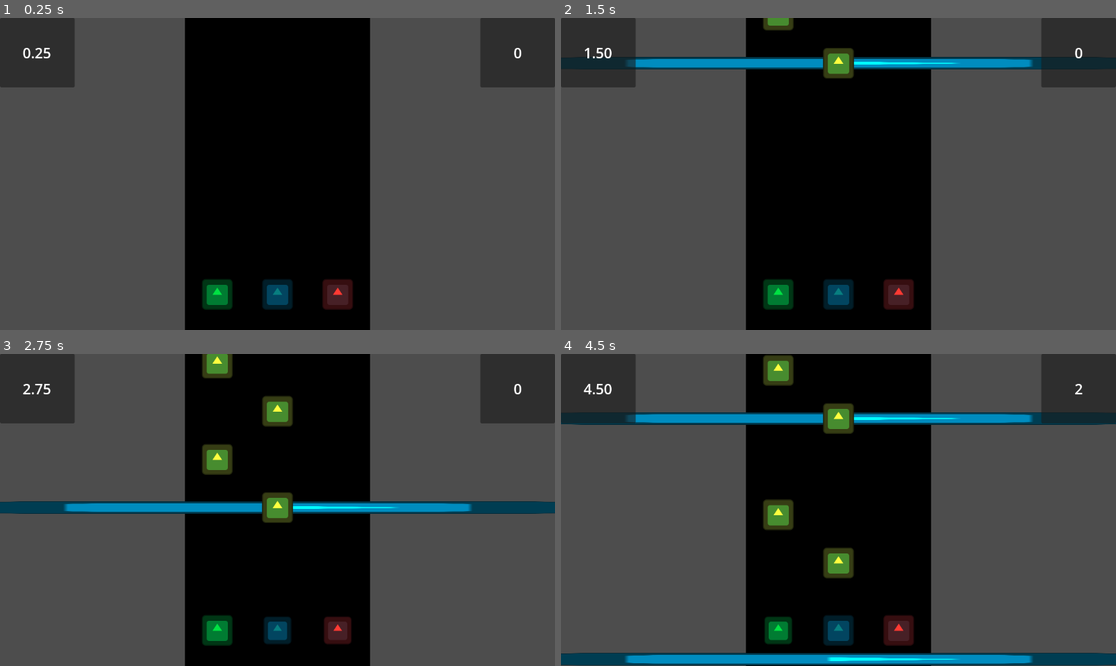
Above: before the commit, frames 1-4 (two rows, left to right).
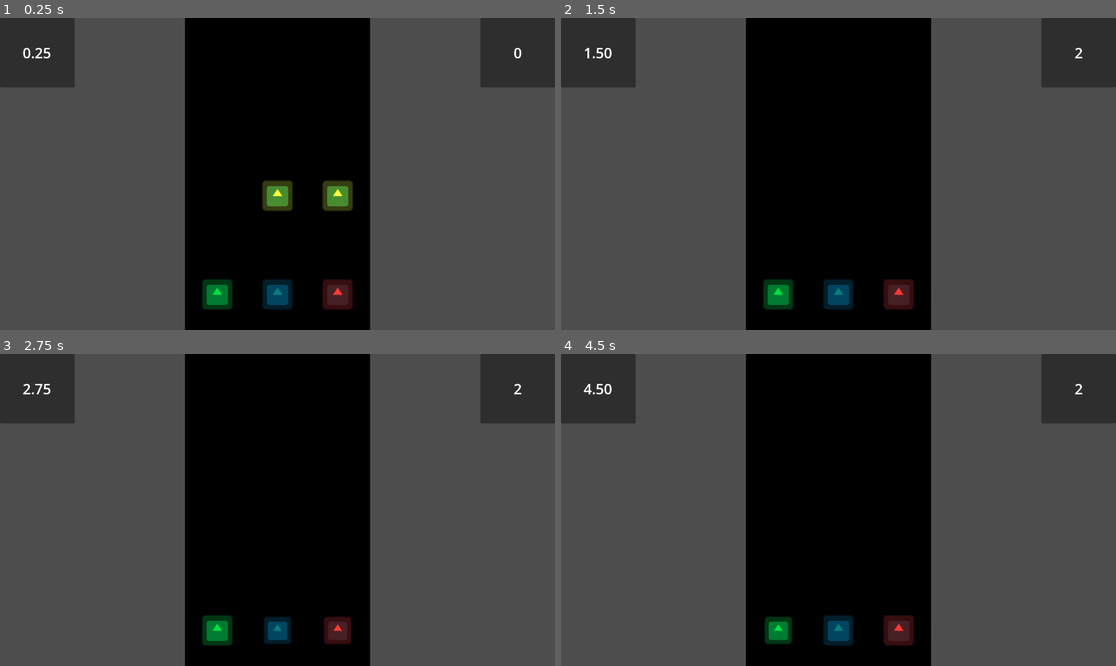
Above: after the commit, the same moments.

Repository: milnej/EscapeFromFrog
Game: Godot game, scene res://game.tscn
Same seed, same stepped clock (60 frames per second), same inputs: the game is played once before the commit and once after it. The engine's default icon, where the game draws it, is replaced by a stand-in: a white triangle on a blue panel in a dark square.
Inputs:
- Up to frame 1 (0.25 s): no input
- Up to frame 2 (1.5 s): tap Enter (ui_accept) at 0.5, 0.77 s; hold L (note_right) 0.53-1.28 s; hold Space (note_middle) 0.53-1.28 s; hold Down (ui_down) from 1.28 s (still down); tap Space (note_middle) at 1.35 s
- Up to frame 3 (2.75 s): tap Enter (ui_accept) at 1.52 s; release Down (ui_down) at 2.03 s; hold L (note_right) from 2.03 s (still down); hold Space (note_middle) from 2.03 s (still down)
- Up to frame 4 (4.5 s): release L (note_right) at 2.78 s; release Space (note_middle) at 2.78 s; hold Up (ui_up) 2.78-3.53 s; tap Space (note_middle) at 2.85, 4.35 s; tap Enter (ui_accept) at 3.02, 3.77 s; hold Space (note_middle) 3.53-4.28 s; hold A (note_left) from 3.53 s (still down)

The runs differ from the first frame. In frame 1, 1.1% of the frame differs, in the area x 47-64%, y 52-62%; in frame 2, 4.5%; in frame 3, 5.8%; in frame 4, 9.9%, in the area x 0-100%, y 0-100%.

Commit message:
Removed bar, some bugs still

Diff:
--- a/Scripts/bar.gd
+++ /dev/null
@@ -1,39 +0,0 @@
-extends Node2D
-
-var note_scn = preload("res://note.tscn")
-var note_distance_scale = .25
-
-#TODO: Need to make unit scaling more consistent
-var notes_data = [
-	{
-		"pos": 0,
-		#"len": 100
-	},
-	{
-		"pos": 400,
-		#"len": 100
-	},
-	{
-		"pos": 800,
-		#"len": 100
-	},
-	{
-		"pos": 1200,
-		#"len": 100
-	},
-]
-
-# Called when the node enters the scene tree for the first time.
-func _ready():
-	add_notes()
-
-func add_notes():
-	for note_data in notes_data:
-		var note = note_scn.instantiate()
-		# -- Note position are randomized for now for testing
-		randomize()
-		note.line = randi_range(0,2)
-		# --
-		note.note_position = int(note_data.pos) * note_distance_scale
-		add_child(note)
-		#print(note.line)
--- a/Scripts/note.gd
+++ b/Scripts/note.gd
@@ -12,13 +12,12 @@
 # Called when the node enters the scene tree for the first time.
 func _ready():
 	set_note_position()
-	pass # Replace with function body.
 
 
 # Called every frame. 'delta' is the elapsed time since the previous frame.
 func _process(delta):
 	collect()
-	pass
+
 
 func set_note_position():
 	var x
--- a/bar.tscn
+++ /dev/null
@@ -1,14 +0,0 @@
-[gd_scene load_steps=3 format=3 uid="uid://b5xi2r08xftag"]
-
-[ext_resource type="Script" path="res://Scripts/bar.gd" id="1_f7jeg"]
-[ext_resource type="Texture2D" uid="uid://bs6r4ygmfwj0x" path="res://icon.svg" id="1_wbegj"]
-
-[node name="Bar" type="Node2D"]
-position = Vector2(0, 250)
-script = ExtResource("1_f7jeg")
-
-[node name="Sprite2D" type="Sprite2D" parent="."]
-modulate = Color(0, 1, 1, 1)
-rotation = 1.5708
-scale = Vector2(0.2, 10)
-texture = ExtResource("1_wbegj")
--- a/road.gd
+++ b/road.gd
@@ -1,26 +1,50 @@
 extends Node2D
 
-@onready var bar_conductor = $BarConductor
-var bar_scene = preload("res://bar.tscn")
+@onready var note_conductor = $NoteConductor
+var note_scene = preload("res://note.tscn")
 
-var bars = []
-var bar_length = -500
-var current_location = Vector2(0, bar_length)
+var notes = []
+var note_length = -500
+var current_location = Vector2(0, note_length)
+var note_distance_scale = .25
 
-var bar_move_speed = 3
+var note_move_speed = 3
+
+#TODO: Need to make unit scaling more consistent
+var notes_data = [
+	{
+		"pos": 0,
+		#"len": 100
+	},
+	{
+		"pos": 400,
+		#"len": 100
+	},
+	{
+		"pos": 800,
+		#"len": 100
+	},
+	{
+		"pos": 1200,
+		#"len": 100
+	},
+]
 
 # Called when the node enters the scene tree for the first time.
 func _ready():
-	for i in range(3):
-		add_bar()
+	for i in range(2):
+		add_note(i)
 
 func _process(delta):
 	#print(bar_conductor)
-	bar_conductor.position += Vector2(0 , bar_move_speed)
+	note_conductor.position += Vector2(0 , note_move_speed)
 
-func add_bar():
-	var bar = bar_scene.instantiate()
-	bar.position = Vector2(current_location.x, current_location.y)
-	bars.append(bar)
-	bar_conductor.add_child(bar)
-	current_location += Vector2(0, bar_length)
+func add_note(note_index):
+	var note = note_scene.instantiate()
+	# -- Note position are randomized for now for testing
+	randomize()
+	note.line = randi_range(0,2)
+	# --
+	note.note_position = note_index * note_distance_scale
+	note_conductor.add_child(note)
+	#print(note.line)
--- a/road.tscn
+++ b/road.tscn
@@ -31,7 +31,7 @@
 [node name="Sprite2D" parent="NotePickerRight" index="1"]
 modulate = Color(1, 0.227451, 0.2, 1)
 
-[node name="BarConductor" type="Node2D" parent="."]
+[node name="NoteConductor" type="Node2D" parent="."]
 
 [editable path="NotePickerLeft"]
 [editable path="NotePickerMiddle"]
